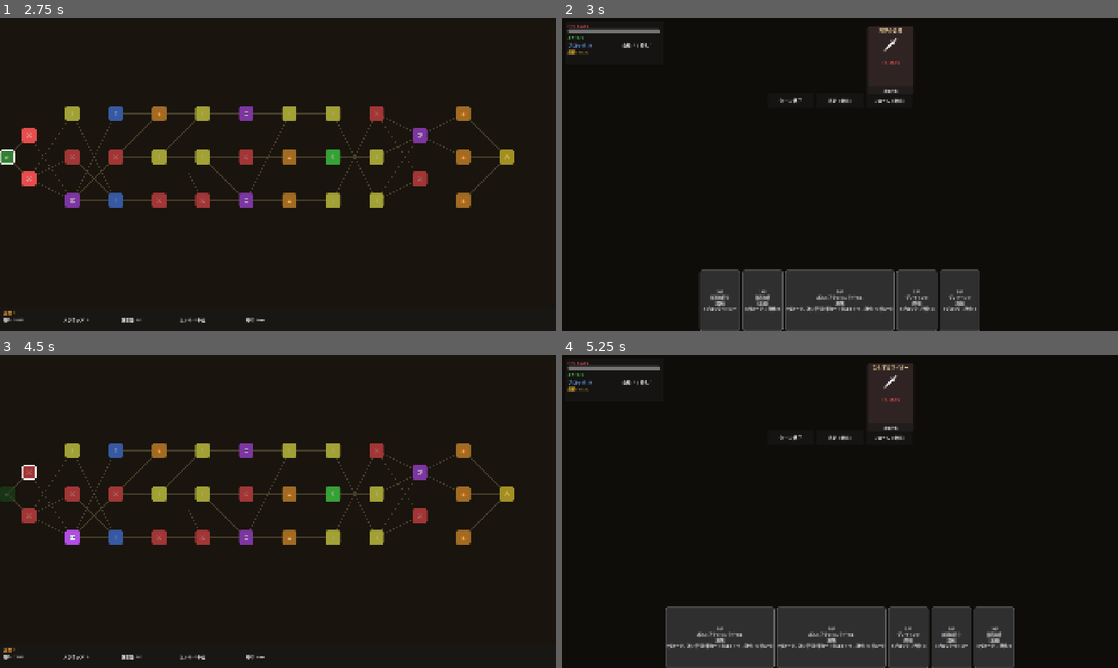
Above: before the commit, frames 1-4 (two rows, left to right).
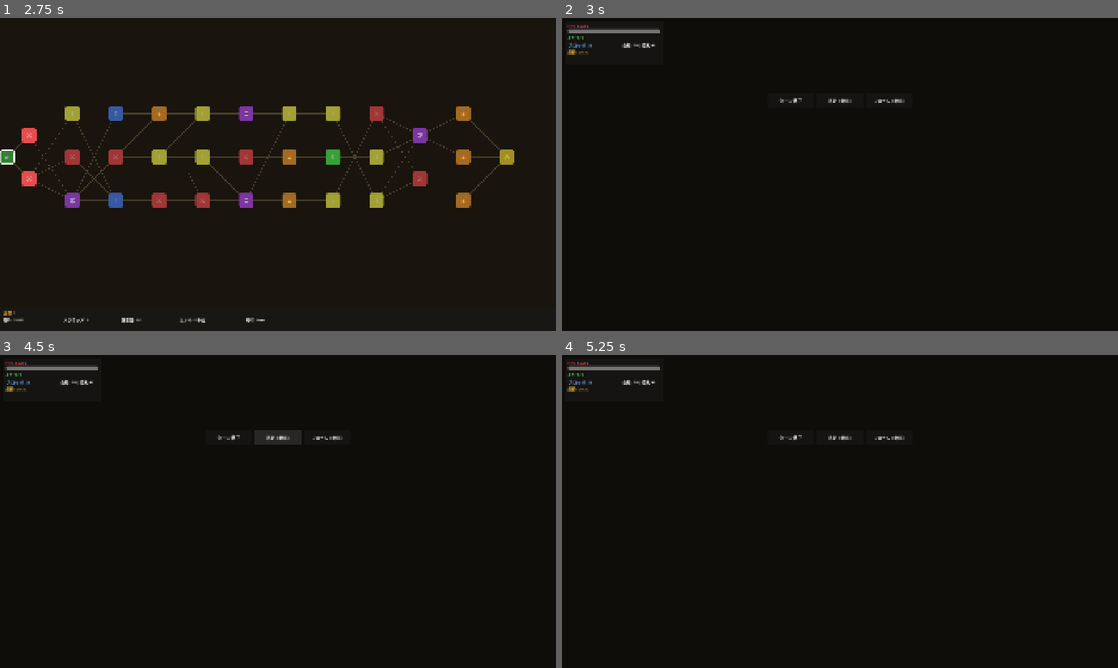
Above: after the commit, the same moments.

Repository: sashimihoutyou/too-fast-to-die
Game: Godot game, scene res://scenes/main/title_screen.tscn
Two runs of this game, one before a commit and one after it. Both use one fixed random seed, a clock stepped at 60 frames per second and the inputs below.
Inputs (mouse positions are in pixels of both pictures, inside the frame that each line leads up to):
- Up to frame 1 (2.75 s): click "ニューゲーム" at 0.5 s; click "カルティスト — アタルパ" at 1.25 s; click "出発" at 2 s
- Up to frame 2 (3 s): click "⚔" at 2.75 s
- Up to frame 3 (4.5 s): click (328, 426) at 3.5 s, where only the run before the commit has a clickable "攻撃対象"; click "逃走 (1燃料)" at 4.25 s
- Up to frame 4 (5.25 s): click (634, 536) at 5 s, where only the run before the commit has a clickable "💀"

Frame 1 is identical in both runs. In frame 2, 11% of the frame differs, in the area x 3-76%, y 2-100%; in frame 3, 6.4%; in frame 4, 14%, in the area x 3-82%, y 2-100%.
Error after the commit: Parse Error: Cannot infer the type of "show_it" variable because the value doesn't have a set type. (res://scenes/combat/combat_screen.gd:251)

Commit message:
戦闘の操作性を改善：ダメージ予測・選択解除・キーボード操作
クリック2段階のターゲット選択にキャンセル手段が無く、ステータス計算結果も
見えなかった問題に対応。

- ダメージプレビュー：攻撃カード選択時、ターゲットボタンに与ダメージを表示
  （筋力・弱体・弱点・脆弱を反映した CombatManager.preview_damage を追加）。
- 選択解除：Esc または右クリックでターゲット選択をキャンセル可能に。
- キーボード操作：数字キーでカード選択、Space/Enterでターン終了。
- ターゲットボタンを初期非表示にし、カード選択時のみ表示するよう整理。
- 各ボタンのフォーカスを無効化し、キー操作がボタンに奪われないように。
- ターン終了ボタンに操作ヒントを表示。

Co-Authored-By: Claude Opus 4.8 <noreply@anthropic.com>
Claude-Session: https://claude.ai/code/session_01DaPHGiWtnsNDsQmR1omLk9

Diff:
--- a/autoload/combat_manager.gd
+++ b/autoload/combat_manager.gd
@@ -79,6 +79,21 @@
 	if ap_cost_halved:
 		return (card.ap_cost + 1) / 2
 	return card.ap_cost
+
+# 指定した敵にこのカードを使った場合の与ダメージ（ブロック前・全ヒット合計）を予測する。
+# 筋力・弱体・弱点・脆弱を反映。UIのダメージプレビュー用。
+func preview_damage(card: CardData, idx: int) -> int:
+	if idx < 0 or idx >= enemies.size():
+		return 0
+	var base := card.get_effective_damage()
+	if base <= 0:
+		return 0
+	var per_hit := _apply_player_attack_mods(base)
+	if is_weak_against(idx, card.tags):
+		per_hit = int(per_hit * 1.5)
+	if int(enemies[idx]["status"].get("vulnerable", 0)) > 0:
+		per_hit = int(per_hit * 1.5)
+	return per_hit * card.hit_count
 
 func can_play_card(card: CardData) -> bool:
 	if state != CombatState.PLAYER_TURN:
--- a/scenes/combat/combat_screen.gd
+++ b/scenes/combat/combat_screen.gd
@@ -13,9 +13,14 @@
 func _ready() -> void:
 	_setup_signals()
 	_build_enemy_display()
+	_show_target_buttons(false)
 	_update_player_hud()
 	_update_hand()
 	_update_controls()
+	for btn: Button in [$Controls/EndTurnButton, $Controls/FleeButton, $Controls/RerollButton]:
+		btn.focus_mode = Control.FOCUS_NONE
+	$Controls/EndTurnButton.text = "ターン終了 (Space)"
+	$Controls/EndTurnButton.tooltip_text = "数字キー=カード, Space/Enter=ターン終了, Esc/右クリック=選択解除"
 
 func _setup_signals() -> void:
 	CombatManager.turn_started.connect(_on_turn_started)
@@ -129,6 +134,7 @@
 		var target_btn := Button.new()
 		target_btn.text = "攻撃対象"
 		target_btn.add_theme_font_size_override("font_size", 12)
+		target_btn.focus_mode = Control.FOCUS_NONE
 		target_btn.pressed.connect(_on_enemy_target.bind(i))
 		target_btn.name = "TargetButton"
 		vbox.add_child(target_btn)
@@ -216,6 +222,7 @@
 		CardData.Rarity.RARE: style.border_color = Color(0.8, 0.7, 0.2)
 	btn.add_theme_stylebox_override("normal", style)
 	btn.add_theme_font_size_override("font_size", 13)
+	btn.focus_mode = Control.FOCUS_NONE
 	return btn
 
 func _on_card_selected(card: CardData) -> void:
@@ -239,8 +246,59 @@
 
 func _show_target_buttons(visible_flag: bool) -> void:
 	for i in target_buttons.size():
-		if i < CombatManager.enemies.size():
-			target_buttons[i].visible = visible_flag and CombatManager.enemies[i]["alive"]
+		if i >= CombatManager.enemies.size():
+			continue
+		var show_it := visible_flag and CombatManager.enemies[i]["alive"]
+		target_buttons[i].visible = show_it
+		if show_it and selected_card != null:
+			var preview: int = CombatManager.preview_damage(selected_card, i)
+			if preview > 0:
+				target_buttons[i].text = "攻撃 -%d" % preview
+			elif _targets_enemy_status(selected_card):
+				target_buttons[i].text = "効果付与"
+			else:
+				target_buttons[i].text = "対象"
+		else:
+			target_buttons[i].text = "攻撃対象"
+
+func _cancel_targeting() -> void:
+	if selected_card == null:
+		return
+	selected_card = null
+	_show_target_buttons(false)
+
+# キーボード/右クリック操作（数字=カード選択、Space/Enter=ターン終了、Esc/右クリック=選択解除）
+func _unhandled_input(event: InputEvent) -> void:
+	if awaiting_reward:
+		return
+	if CombatManager.state != CombatManager.CombatState.PLAYER_TURN:
+		return
+	if event is InputEventMouseButton:
+		var mouse_event := event as InputEventMouseButton
+		if mouse_event.pressed and mouse_event.button_index == MOUSE_BUTTON_RIGHT:
+			_cancel_targeting()
+		return
+	if event is InputEventKey:
+		var key_event := event as InputEventKey
+		if not key_event.pressed or key_event.echo:
+			return
+		var key := key_event.keycode
+		if key == KEY_ESCAPE:
+			_cancel_targeting()
+		elif key == KEY_SPACE or key == KEY_ENTER or key == KEY_KP_ENTER:
+			if selected_card == null:
+				_on_end_turn()
+		elif key >= KEY_1 and key <= KEY_9:
+			_select_card_by_index(key - KEY_1)
+
+func _select_card_by_index(idx: int) -> void:
+	if selected_card != null:
+		return
+	if idx < 0 or idx >= DeckManager.hand.size():
+		return
+	var card: CardData = DeckManager.hand[idx]
+	if CombatManager.can_play_card(card):
+		_on_card_selected(card)
 
 func _after_card_play() -> void:
 	_update_hand()
